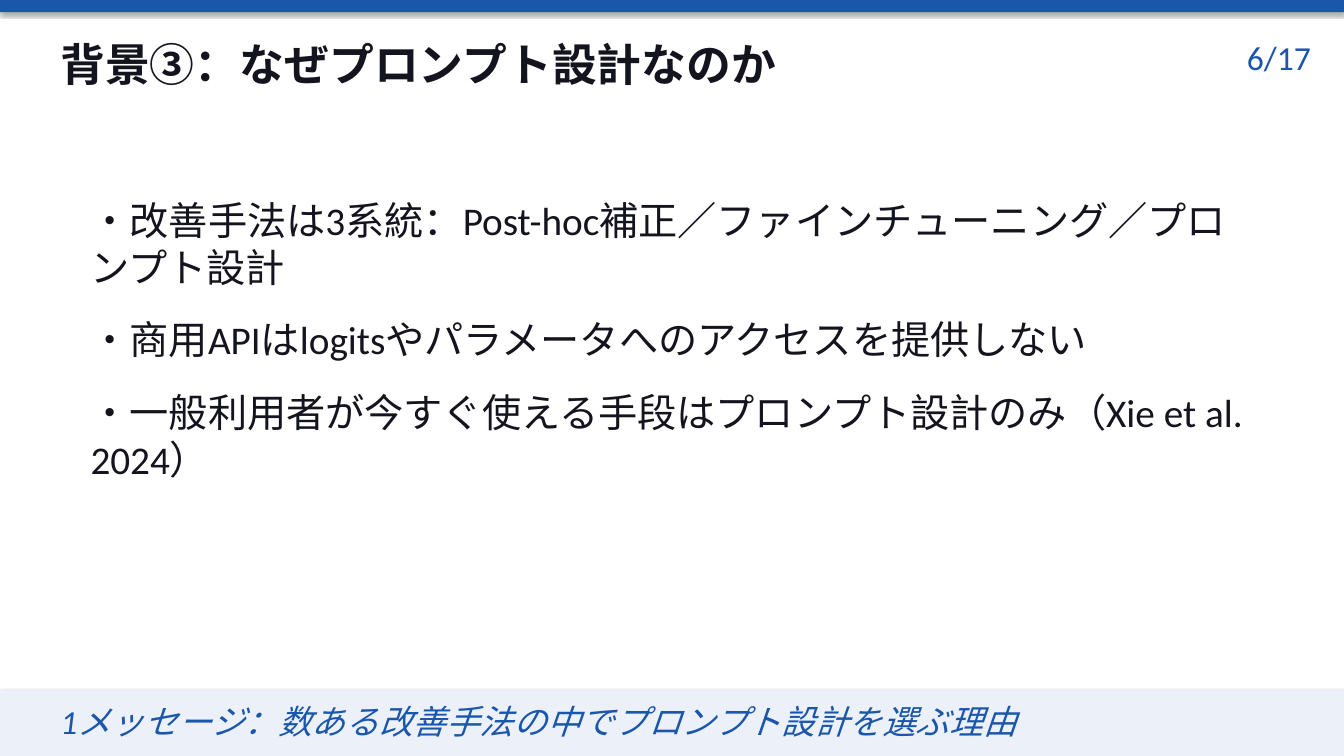
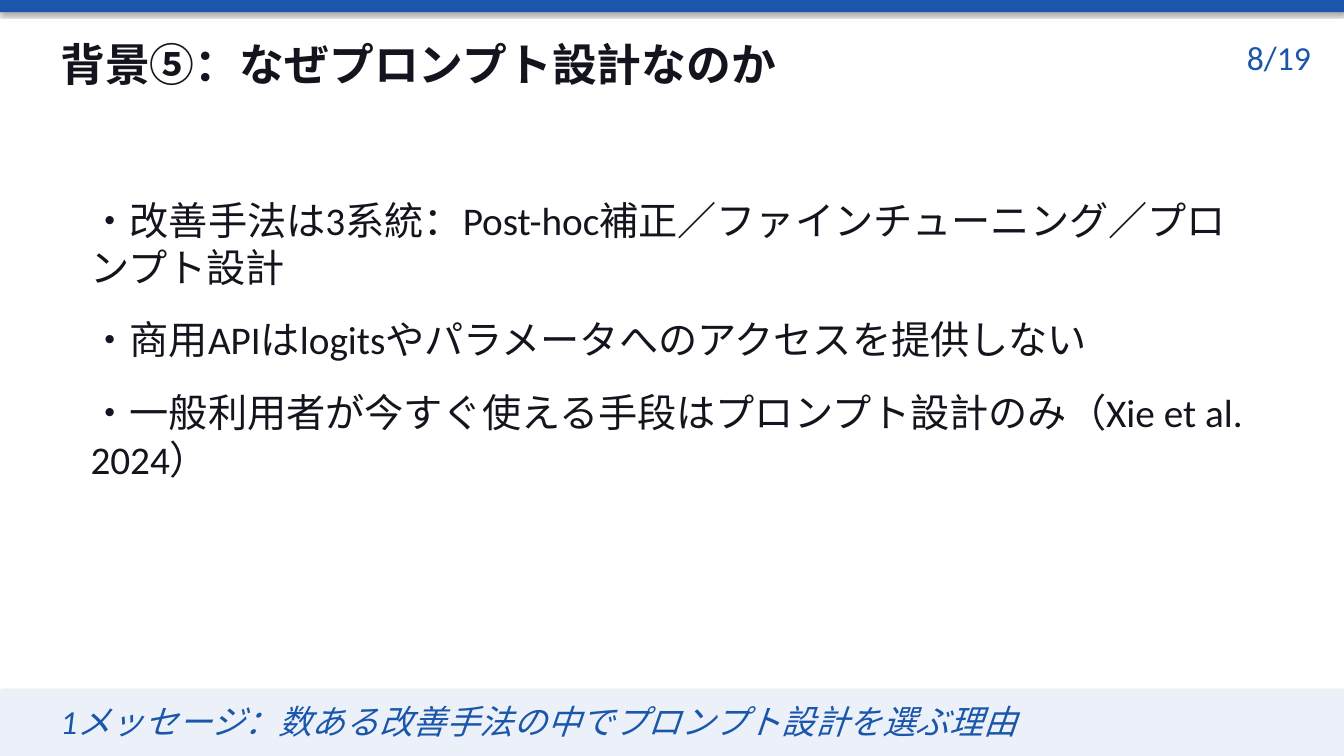
Before and after one commit to issa311sas-hub/test, a slide deck: slide 8 of research/presentations/midterm-presentation-slides.pptx (slide 6 before the commit). Drawn at 1344x756 pixels with LibreOffice and Linux fonts; fonts in the diff are those of the drawing. Boxes give left, top, right and bottom in pixels: in the first picture for what was removed or moved away, otherwise in the second. Text is boxed around its words. In the diff, an @@ line names an element or a change of style, - is before the commit and + after.

```diff
--- a/research/presentations/midterm-presentation-slides.pptx
+++ b/research/presentations/midterm-presentation-slides.pptx
@@ text at bbox=[60, 43, 776, 85]: text changed @@
-背景③：なぜプロンプト設計なのか
+背景⑤：なぜプロンプト設計なのか
@@ text at bbox=[1247, 46, 1311, 72]: text changed @@
-6/17
+8/19
```
Also in this commit, not shown: 15 other slides changed, 2 slides added, 2 other files.
